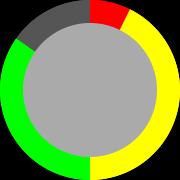
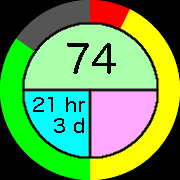
Layered file, before and after one edit (180×180). Changes by layer:
added layer "74" above "21 hr ..." over [67, 43, 116, 74]
added layer "21 hr ..." above "Dot" over [33, 97, 85, 133]
painted on "Dot" over [22, 22, 159, 159]
